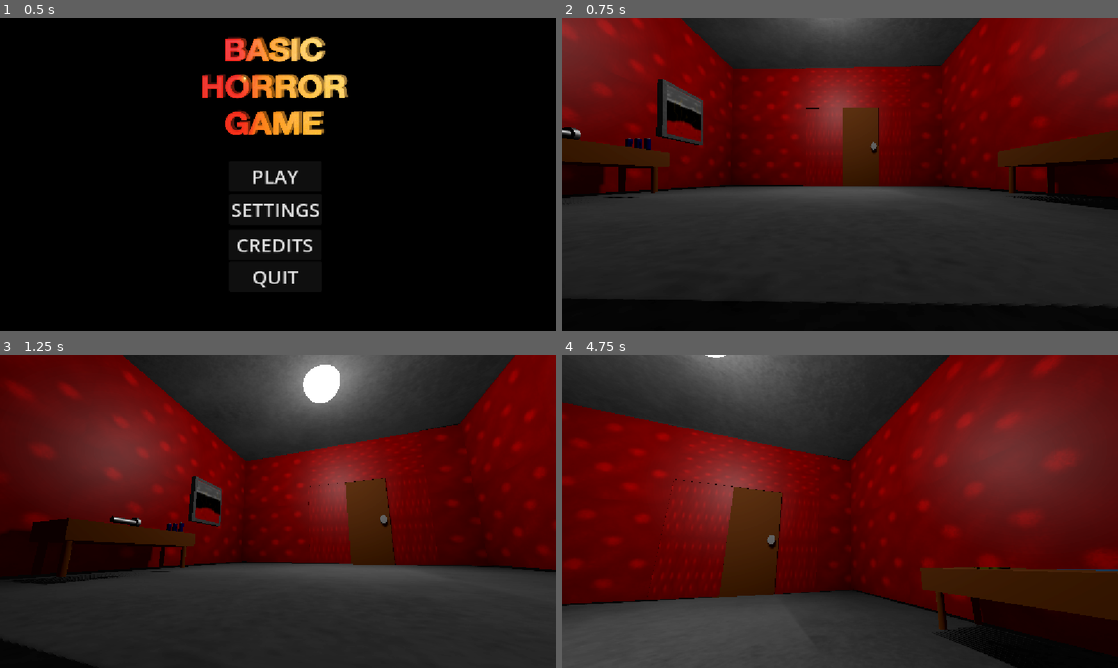
Above: before the commit, frames 1-4 (two rows, left to right).
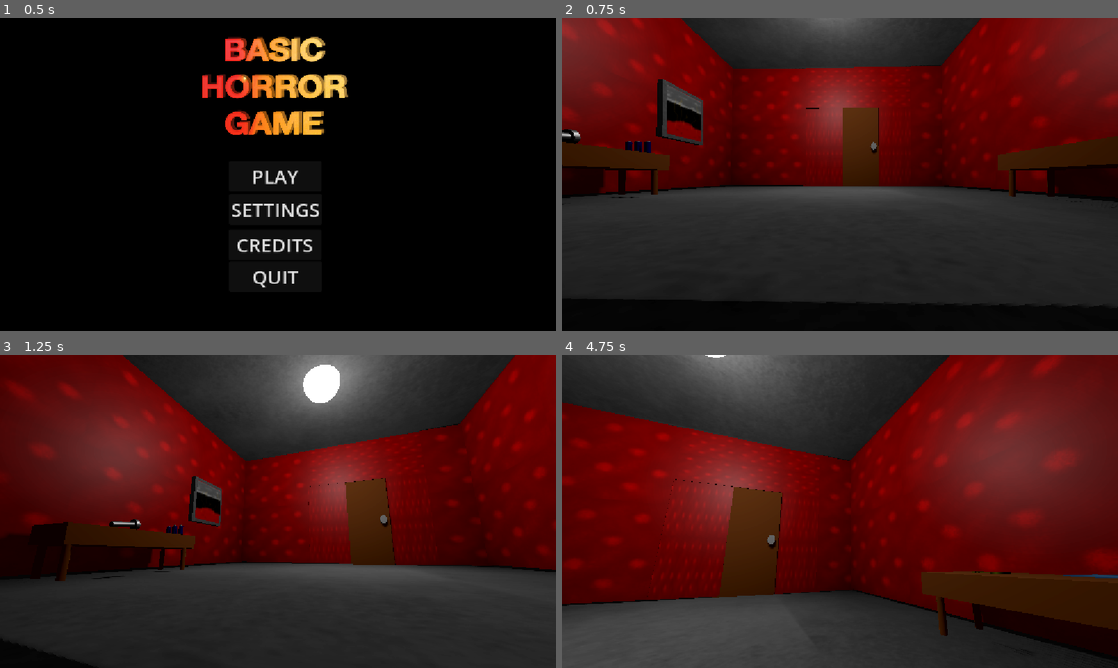
Above: after the commit, the same moments.

Repository: christiannoll/Basic3DGame
Game: Godot game, scene res://Scenes/main_menu.tscn
The game is run twice, just before and just after one commit, with the same random seed, the same clock (stepped at 60 frames per second) and the same inputs. The engine's default icon, where the game draws it, is replaced by a stand-in: a white triangle on a blue panel in a dark square.
Inputs (mouse positions are in pixels of both pictures, inside the frame that each line leads up to):
- Up to frame 1 (0.5 s): no input
- Up to frame 2 (0.75 s): click "PLAY" at 0.5 s
- Up to frame 3 (1.25 s): no input
- Up to frame 4 (4.75 s): move the mouse to (867, 511) at 1.27 s; hold W (forward) from 1.28 s (still down); tap F (flashlight) at 1.35, 3.6 s; tap Space (jump) at 1.52, 2.27, 3.77, 4.52 s; move the mouse to (812, 511) at 2.02 s; tap E (interact) at 2.1, 4.35 s; move the mouse to (851, 505) at 2.77 s; tap Shift (sprint) at 2.85 s; move the mouse to (834, 517) at 3.52 s; move the mouse to (878, 514) at 4.27 s

Frame 1 is identical in both runs. In frame 2, 1.5% of the frame differs, in the area x 0-100%, y 34-62%; in frame 3, 0.7%; in frame 4, 1.9%, in the area x 64-100%, y 67-100%.

Commit message:
Fix table position

Diff:
--- a/Scenes/level.tscn
+++ b/Scenes/level.tscn
@@ -296,10 +296,10 @@
 [node name="Tables" type="Node3D" parent="NavigationRegion3D" unique_id=1048070301]
 
 [node name="Table" parent="NavigationRegion3D/Tables" unique_id=404156894 instance=ExtResource("7_8c0lf")]
-transform = Transform3D(0.026613131, 0, 0.9996458, 0, 0.96967936, 0, -0.9996458, 0, 0.026613131, -0.25059772, 0.7460078, -30.559624)
+transform = Transform3D(0.026613131, 0, 0.9996458, 0, 0.96967936, 0, -0.9996458, 0, 0.026613131, -0.25059772, 0.6933323, -30.559624)
 
 [node name="Table2" parent="NavigationRegion3D/Tables" unique_id=562517950 instance=ExtResource("7_8c0lf")]
-transform = Transform3D(0.026613131, 0, 0.9996458, 0, 0.96967936, 0, -0.9996458, 0, 0.026613131, -7.8293324, 0.7460078, -30.559624)
+transform = Transform3D(0.026613131, 0, 0.9996458, 0, 0.96967936, 0, -0.9996458, 0, 0.026613131, -7.8293324, 0.6845491, -30.559624)
 
 [node name="Table3" parent="NavigationRegion3D/Tables" unique_id=765687163 instance=ExtResource("7_8c0lf")]
 transform = Transform3D(0.9992562, 0, -0.038562253, 0, 0.96967936, 0, 0.038562253, 0, 0.9992562, -15.752585, 0.7460078, -32.131065)
@@ -555,7 +555,7 @@
 loop_flashing = true
 
 [node name="Flashlight" parent="." unique_id=360502918 instance=ExtResource("8_754fn")]
-transform = Transform3D(-0.19945674, 0, -0.014731198, 0, 0.2, 0, 0.014731198, 0, -0.19945674, -0.5731386, 1.4606438, -30.949368)
+transform = Transform3D(-0.19946289, -0.0017850988, -0.014538462, 0, 0.19850923, -0.02437387, 0.014647643, -0.024308411, -0.19797613, -0.5731386, 1.4033139, -30.949368)
 
 [node name="ambience_sounds" type="Node3D" parent="." unique_id=133983811]
 
@@ -597,7 +597,7 @@
 libraries/ = SubResource("AnimationLibrary_oqgf2")
 
 [node name="key" parent="." unique_id=896870246 instance=ExtResource("12_ha31o")]
-transform = Transform3D(2.3849762e-09, 0, -0.2, 0, 0.2, 0, 0.2, 0, 2.3849762e-09, -7.7753897, 1.3797538, -30.207865)
+transform = Transform3D(2.3849762e-09, 0, -0.2, 0, 0.2, 0, 0.2, 0, 2.3849762e-09, -7.7753897, 1.3265656, -30.207865)
 
 [node name="Scare_Trigger" type="Node3D" parent="." unique_id=1084276574]
 
@@ -626,7 +626,7 @@
 [node name="Papers" type="Node3D" parent="." unique_id=43636160]
 
 [node name="Paper" parent="Papers" unique_id=915373991 instance=ExtResource("15_c7le1")]
-transform = Transform3D(0.02924761, 0, 0.67119646, 0, 1, 0, -0.67014885, 0, 0.029293332, -7.8390207, 1.3832471, -31.026125)
+transform = Transform3D(0.02924761, 0, 0.67119646, 0, 1, 0, -0.67014885, 0, 0.029293332, -7.8390207, 1.3305545, -31.026125)
 paper_material = ExtResource("16_2klc5")
 paper_ui_texture = ExtResource("17_nngtn")
 
@@ -683,13 +683,13 @@
 shape = SubResource("BoxShape3D_gf56v")
 
 [node name="battery" parent="." unique_id=240790748 instance=ExtResource("26_u0did")]
-transform = Transform3D(0.1, 0, 0, 0, 0.1, 0, 0, 0, 0.1, -0.30744767, 1.4863515, -29.740225)
+transform = Transform3D(0.1, 0, 0, 0, 0.1, 0, 0, 0, 0.1, -0.30744767, 1.423861, -29.740225)
 
 [node name="battery2" parent="." unique_id=531274657 instance=ExtResource("26_u0did")]
-transform = Transform3D(0.1, 0, 0, 0, 0.1, 0, 0, 0, 0.1, -0.4880767, 1.4863515, -29.740225)
+transform = Transform3D(0.1, 0, 0, 0, 0.1, 0, 0, 0, 0.1, -0.4880767, 1.4301941, -29.740225)
 
 [node name="battery3" parent="." unique_id=1599722839 instance=ExtResource("26_u0did")]
-transform = Transform3D(0.1, 0, 0, 0, 0.1, 0, 0, 0, 0.1, -0.6758592, 1.4863515, -29.740225)
+transform = Transform3D(0.1, 0, 0, 0, 0.1, 0, 0, 0, 0.1, -0.6758592, 1.4287634, -29.740225)
 
 [node name="Painting" parent="." unique_id=1583656101 instance=ExtResource("27_53r2q")]
 transform = Transform3D(-1.5, 0, -2.2649371e-07, 0, 1.5, 0, 2.2649371e-07, 0, -1.5, 0.4693108, 2.6893647, -27.550474)
